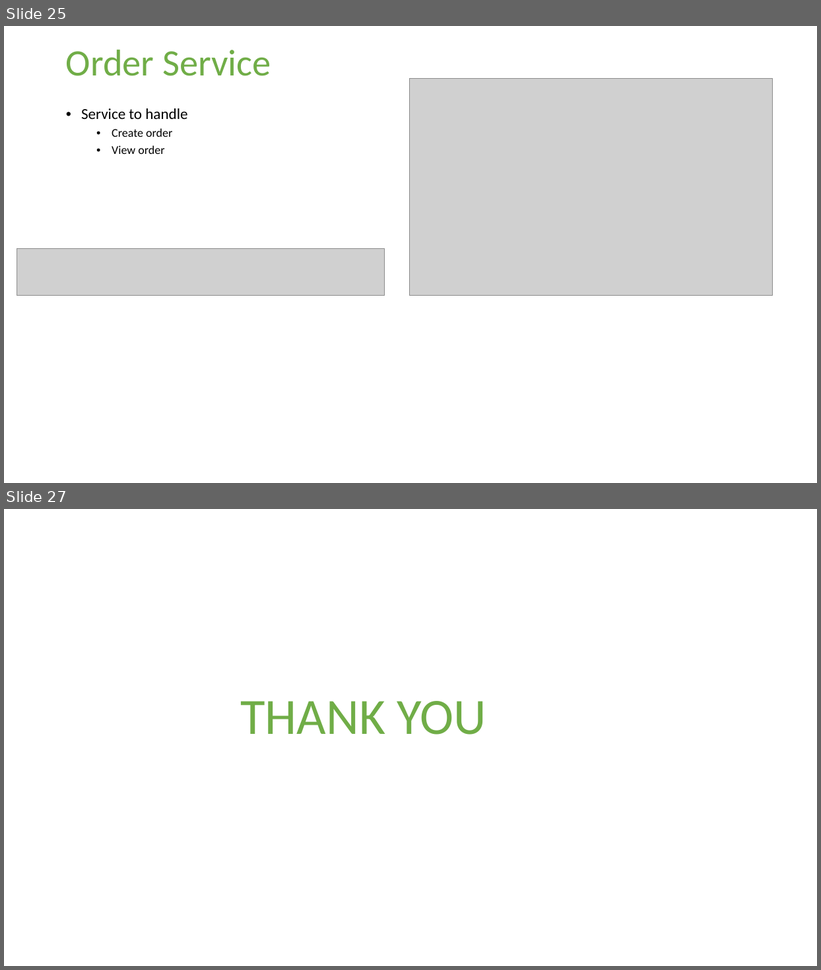
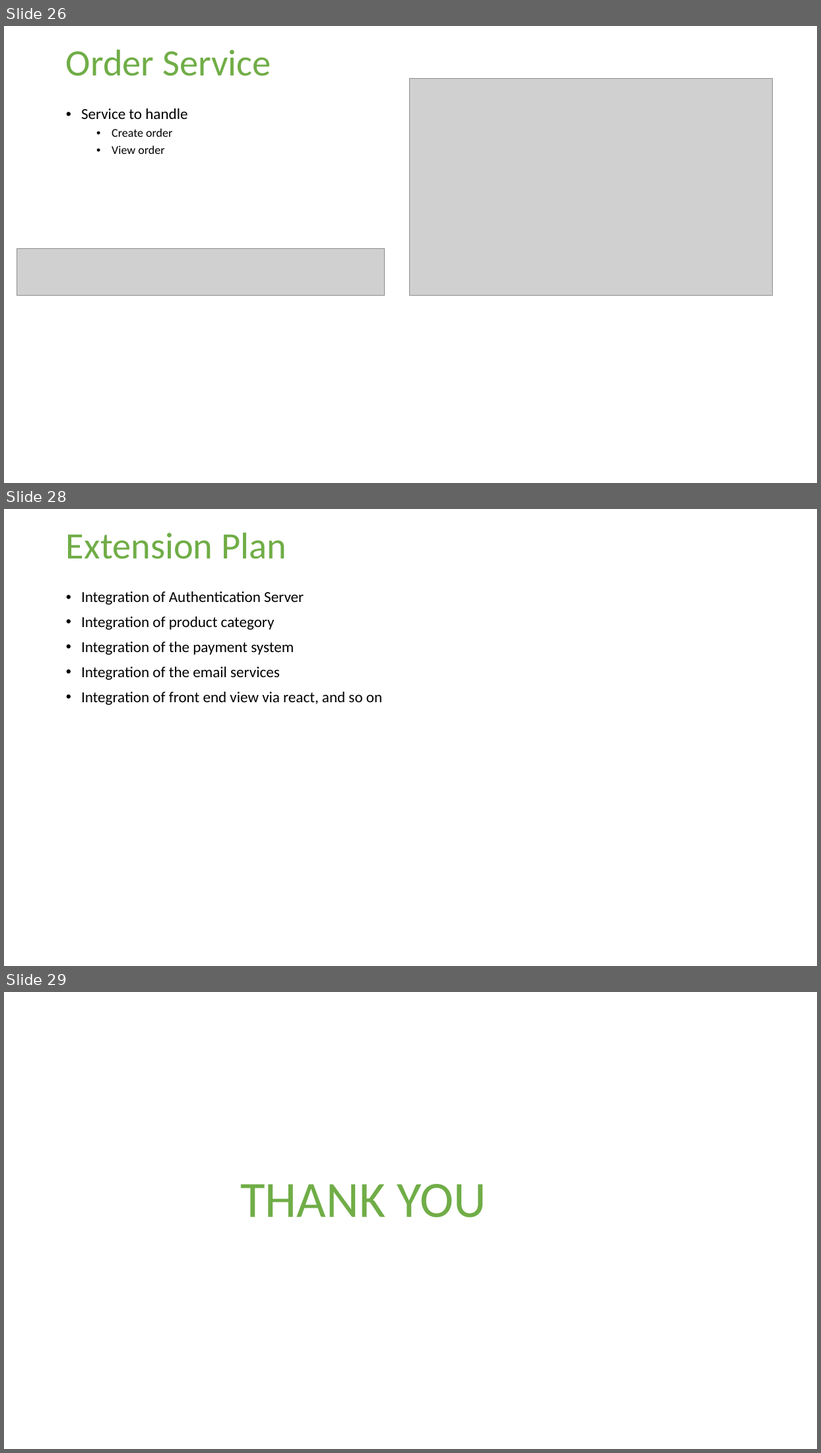
Before and after one commit to Technomax/Swa.WebStore, a slide deck: Documents/WebStore Presentation.pptx. Shown one above the other, each under a label of ours: slides 25 and 27 before the commit, slides 26, 28 and 29 after it; the slides between them are not shown. The pictures are 821x970 and 821x1453 pixels, drawn with LibreOffice and Linux fonts; fonts in the diff are those of the drawing; grey boxes stand for pictures; background and template pictures are left out. Boxes give left, top, right and bottom in pixels: in the first picture for what was removed or moved away, otherwise in the second. Text is boxed around its words. In the diff, an @@ line names an element or a change of style, - is before the commit and + after.

```diff
--- a/Documents/WebStore Presentation.pptx
+++ b/Documents/WebStore Presentation.pptx
@@ slide 28 added at [4, 509, 817, 966], background picture (left out) @@
@@ title added at [66, 533, 286, 559], 44 pt, text #70AD47 @@
+Extension Plan
@@ text added at [81, 591, 382, 705], 18 pt, text #000000 @@
+• Integration of Authentication Server
+• Integration of product category
+• Integration of the payment system
+• Integration of the email services
+• Integration of front end view via react, and so on
@@ what was slide 25 is now slide 26 @@
@@ what was slide 27 is now slide 29 @@
```
Also in this commit, not shown: 3 slides changed, 1 other slide added, 10 other files.
